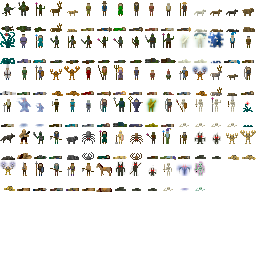
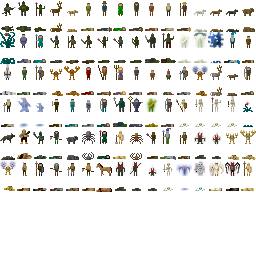
Revision of a layered 256 × 256 image; what changed, layer by layer:
painted on "Background" over [209, 160, 255, 191]
